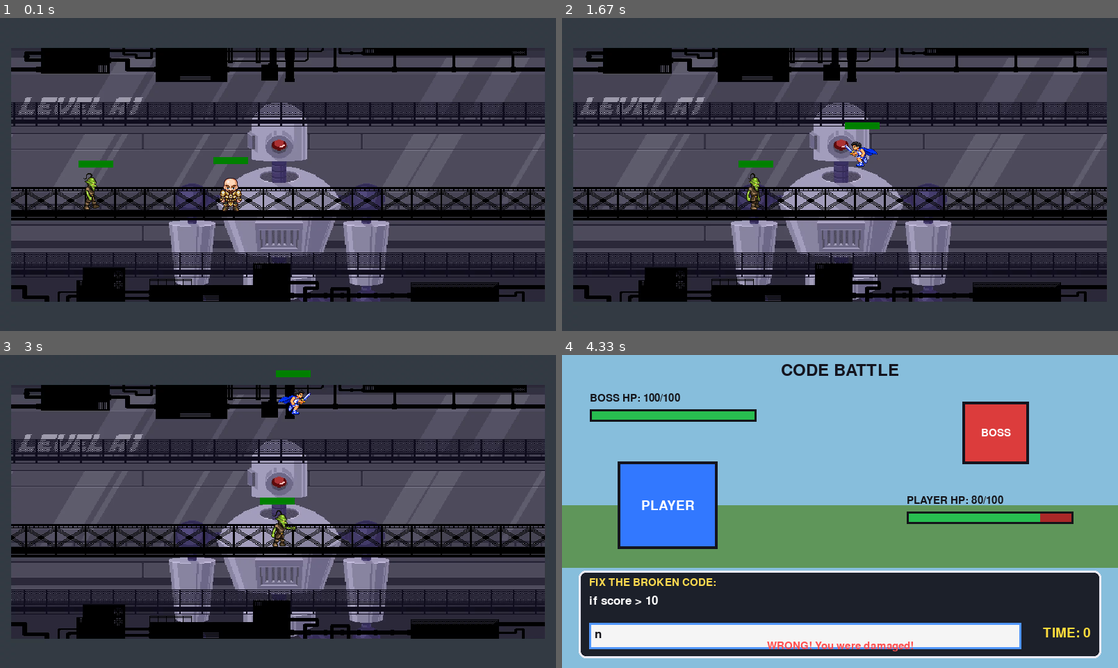
Above: before the commit, frames 1-4 (two rows, left to right).
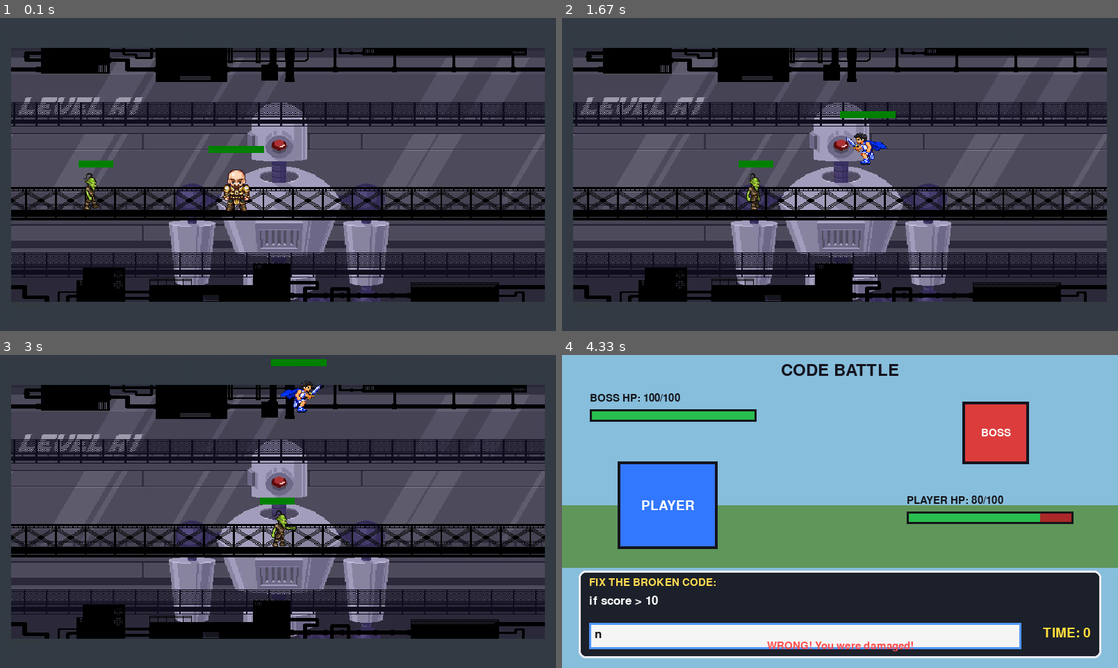
Above: after the commit, the same moments.

Repository: sandagansantino3-dotcom/game
Game: pygame game, started from Games/game.py
Same seed, same stepped clock (60 frames per second), same inputs: the game is played once before the commit and once after it.
Inputs:
- Up to frame 1 (0.1 s): no input
- Up to frame 2 (1.67 s): hold Right 0.33-0.8 s; hold Right 0.88-1.35 s; tap Space at 0.95, 1.25, 1.45 s; hold Left from 1.38 s (still down)
- Up to frame 3 (3 s): tap Space at 1.75, 2.02, 2.32, 2.45, 2.75 s; release Left at 1.92 s; hold Left 1.95-2.35 s; hold Right from 2.38 s (still down)
- Up to frame 4 (4.33 s): release Right at 3.02 s; tap B at 3.05 s; type "ann" at 3.38 s; tap Enter at 3.72 s

The runs differ from the first frame. In frame 1, 0.9% of the frame differs, in the area x 37-48%, y 40-62%; in frame 2, 0.8%; in frame 3, 0.7%; in frame 4, nothing differs.

Commit message:
Add new tile images for game assets
- Introduced 73 new PNG tile images (tile048.png to tile073.png) to enhance the visual elements of the game.
- Each tile image is designed to fit within the existing tile set, contributing to the overall aesthetic and gameplay experience.

Diff:
--- a/Games/enemy.py
+++ b/Games/enemy.py
@@ -26,7 +26,7 @@
 
         self.max_health = 100
         self.health = self.max_health
-        attack_damage = 20
+        self.attack_damage = 20
 
     def draw(self, window):
         self.move()
--- a/Games/game.py
+++ b/Games/game.py
@@ -36,7 +36,7 @@
 ).convert()
 
 # Characters
-man = Player(300, 215, 64, 64)
+man = Player(300, 199, 80, 80)
 goblin = Enemy(100, 220, 64, 64, 450)
 
 # Scenes
--- a/Games/player.py
+++ b/Games/player.py
@@ -3,15 +3,23 @@
 
 PLAYER_ASSETS = Path(__file__).parent / "assets" / "player"
 
+# Right-facing sprites are named R0.png to R7.png
 walkRight = [
-    pygame.image.load(str(PLAYER_ASSETS / f"R{i}.png")) for i in range(0, 7)
+    pygame.image.load(
+        str(PLAYER_ASSETS / f"R{i}.png")
+    )
+    for i in range(0, 8)
 ]
 
+# Left-facing sprites are named L1.png to L8.png
 walkLeft = [
-    pygame.image.load(str(PLAYER_ASSETS / f"L{i}.png")) for i in range(1, 8)
+    pygame.image.load(
+        str(PLAYER_ASSETS / f"L{i}.png")
+    )
+    for i in range(1, 9)
 ]
 
-standing = pygame.image.load(
+standing_image = pygame.image.load(
     str(PLAYER_ASSETS / "standing.png")
 )
 
@@ -34,24 +42,68 @@
         self.max_health = 100
         self.health = self.max_health
 
+        # Resize all sprites to the player's chosen size
+        self.walk_right = [
+            pygame.transform.scale(image, (width, height))
+            for image in walkRight
+        ]
+
+        self.walk_left = [
+            pygame.transform.scale(image, (width, height))
+            for image in walkLeft
+        ]
+
+        self.standing = pygame.transform.scale(
+            standing_image,
+            (width, height)
+        )
+
     def draw(self, window):
-        if self.walkCount + 1 >= 27:
+        frames_per_sprite = 3
+        animation_length = (
+            len(self.walk_right) * frames_per_sprite
+        )
+
+        # Prevent animation index errors
+        if self.walkCount >= animation_length:
             self.walkCount = 0
 
         if self.left:
-            window.blit(walkLeft[self.walkCount // 3], (self.x, self.y))
+            frame = self.walkCount // frames_per_sprite
+
+            window.blit(
+                self.walk_left[frame],
+                (self.x, self.y)
+            )
+
             self.walkCount += 1
 
         elif self.right:
-            window.blit(walkRight[self.walkCount // 3], (self.x, self.y))
+            frame = self.walkCount // frames_per_sprite
+
+            window.blit(
+                self.walk_right[frame],
+                (self.x, self.y)
+            )
+
             self.walkCount += 1
 
         else:
-            window.blit(standing, (self.x, self.y))
+            window.blit(
+                self.standing,
+                (self.x, self.y)
+            )
 
-        bar_width = 50
+        # Health bar matches the player's new width
+        bar_width = self.width
         bar_height = 10
-        bar_x = self.x + self.width // 2 - bar_width // 2
+
+        bar_x = (
+            self.x
+            + self.width // 2
+            - bar_width // 2
+        )
+
         bar_y = self.y - 15
 
         pygame.draw.rect(
@@ -60,13 +112,17 @@
             (bar_x, bar_y, bar_width, bar_height)
         )
 
+        health_percent = (
+            self.health / self.max_health
+        )
+
         pygame.draw.rect(
             window,
             (0, 128, 0),
             (
                 bar_x,
                 bar_y,
-                int(bar_width * self.health / self.max_health),
+                int(bar_width * health_percent),
                 bar_height
             )
         )
Binary file added: Games/assets/tiles/tile001.png
Binary file added: Games/assets/tiles/tile002.png
Binary file added: Games/assets/tiles/tile003.png
Binary file added: Games/assets/tiles/tile004.png
Binary file added: Games/assets/tiles/tile005.png
Binary file added: Games/assets/tiles/tile006.png
Binary file added: Games/assets/tiles/tile007.png
Binary file added: Games/assets/tiles/tile008.png
Binary file added: Games/assets/tiles/tile009.png
Binary file added: Games/assets/tiles/tile010.png
Binary file added: Games/assets/tiles/tile011.png
Binary file added: Games/assets/tiles/tile012.png
(and 61 more such lines)
